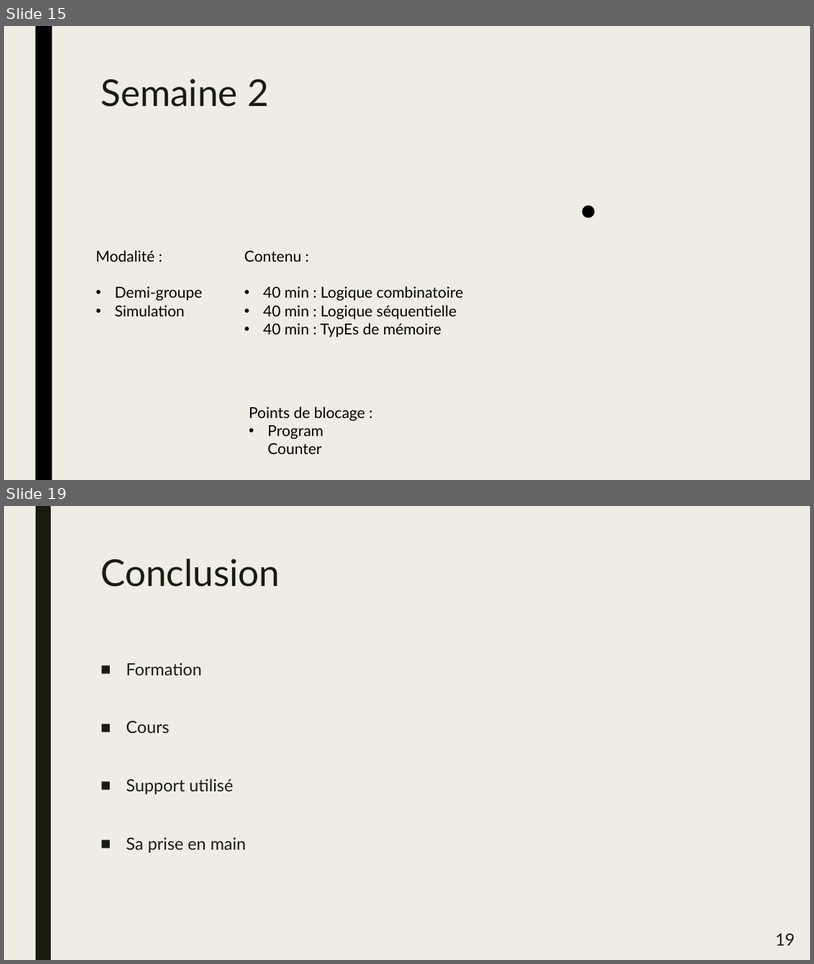
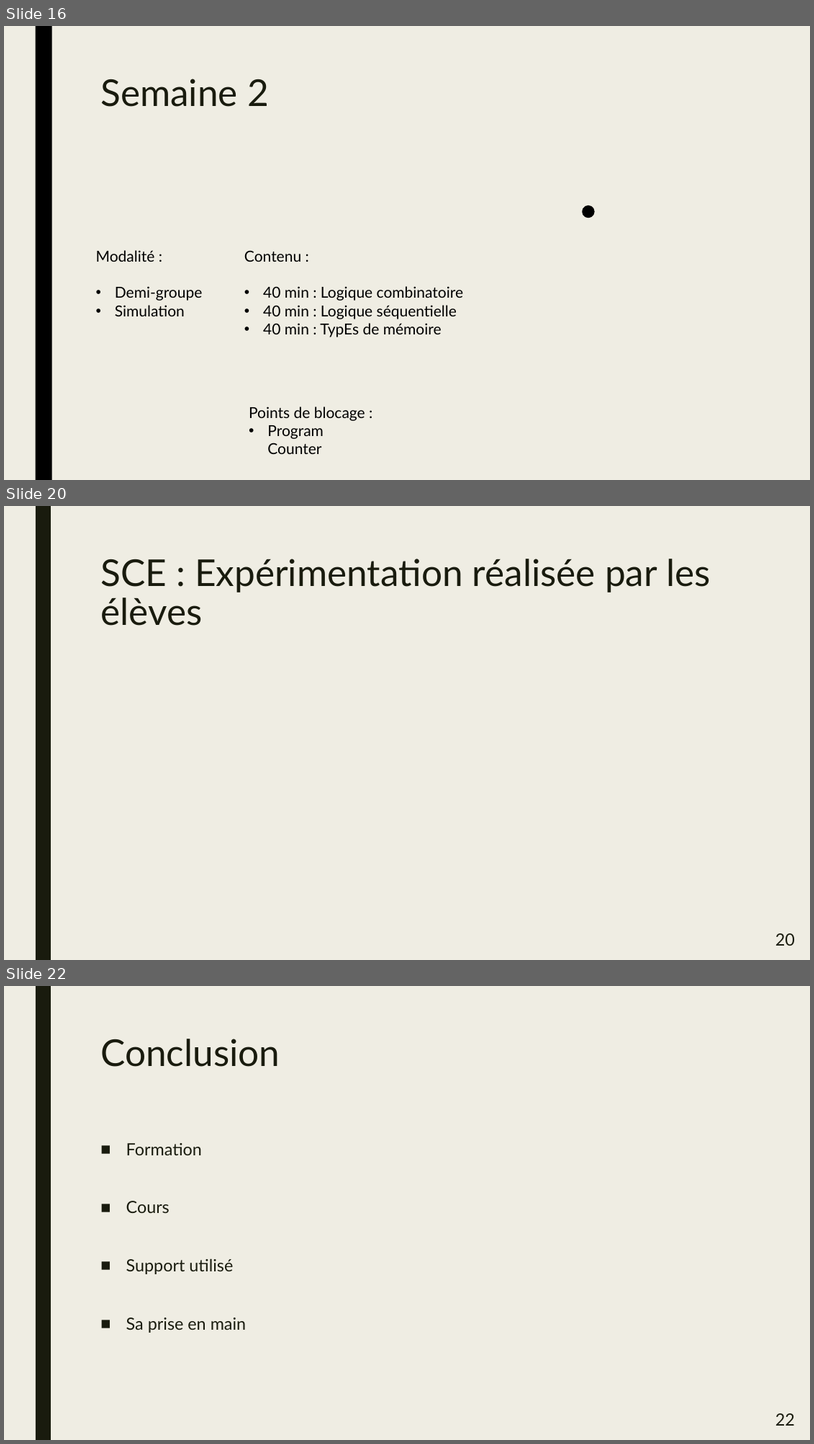
Before and after one commit to CyberJulien/Agreg_Meca, a slide deck: fichiers/presentation/PresSpe.pptx. Shown one above the other, each under a label of ours: slides 15 and 19 before the commit, slides 16, 20 and 22 after it; the slides between them are not shown. The pictures are 814x964 and 814x1444 pixels, drawn with LibreOffice and Linux fonts; fonts in the diff are those of the drawing; background and template pictures are left out. Boxes give left, top, right and bottom in pixels: in the first picture for what was removed or moved away, otherwise in the second. Text is boxed around its words. In the diff, an @@ line names an element or a change of style, - is before the commit and + after.

```diff
--- a/fichiers/presentation/PresSpe.pptx
+++ b/fichiers/presentation/PresSpe.pptx
@@ slide 20 added at (4, 506, 810, 960), background #EFEDE3; not listed: 1 template element that a slide beside it also shows @@
@@ title added at (100, 559, 710, 626), 44 pt, text #191B0E @@
+SCE : Expérimentation réalisée par les élèves
@@ page number added at (776, 933, 795, 945), 20 pt, text #191B0E @@
+20
@@ what was slide 15 is now slide 16 @@
@@ what was slide 19 is now slide 22 @@
@@ page number at (776, 1413, 795, 1425): text changed @@
-19
+22
```
Also in this commit, not shown: 4 slides changed, 2 other slides added, 9 other files.
